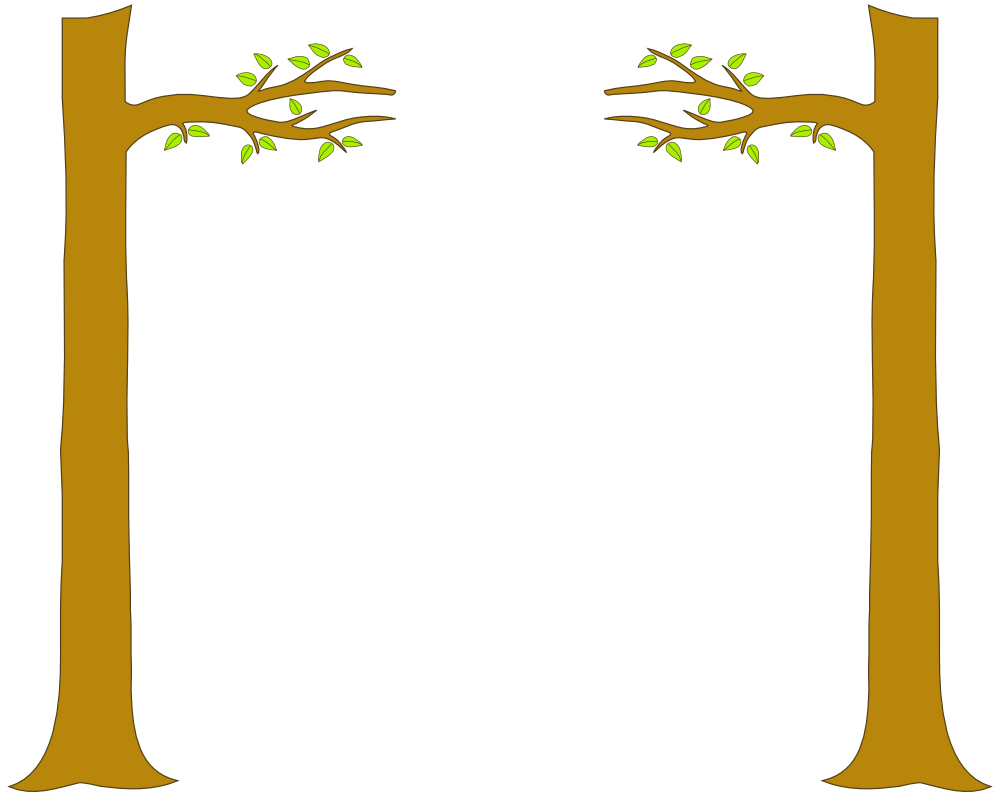
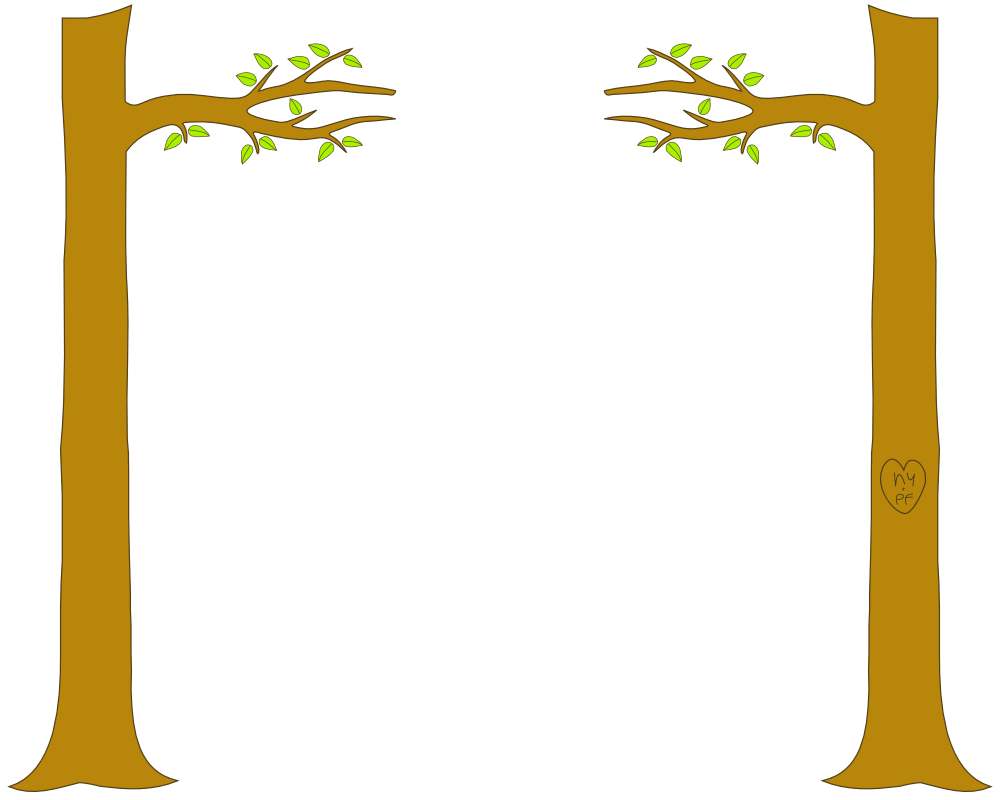
The second 1000 × 800 image is a revision of the first. Changes to its layers:
added layer "heart" above "right tree" over left=879, top=458, right=927, bottom=515
